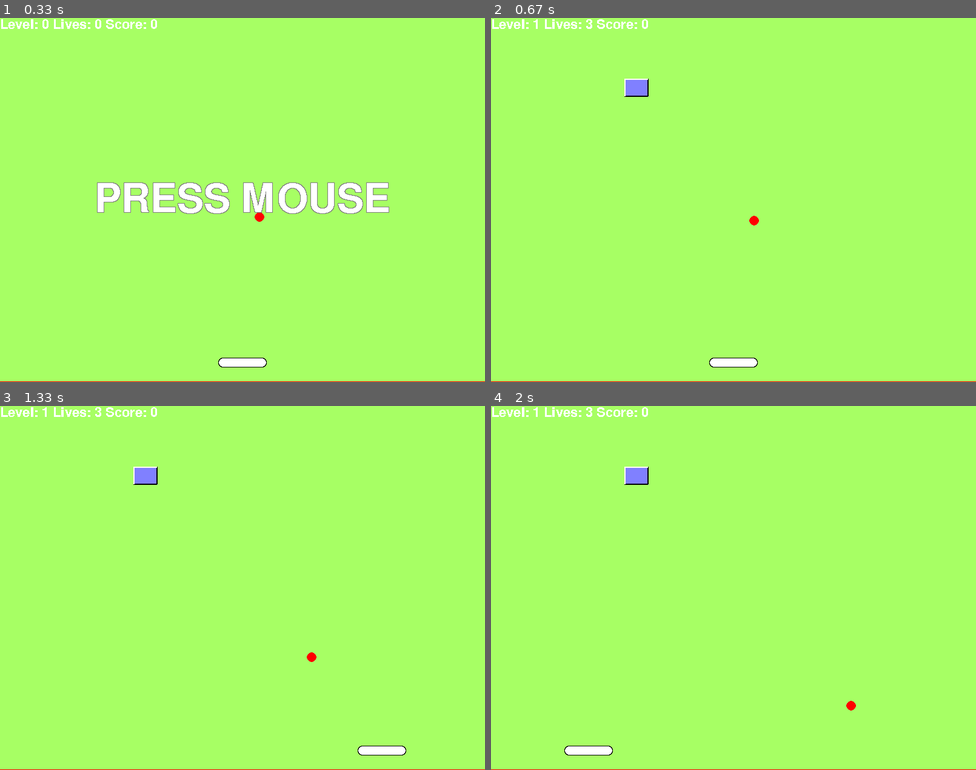
Above: before the commit, frames 1-4 (two rows, left to right).
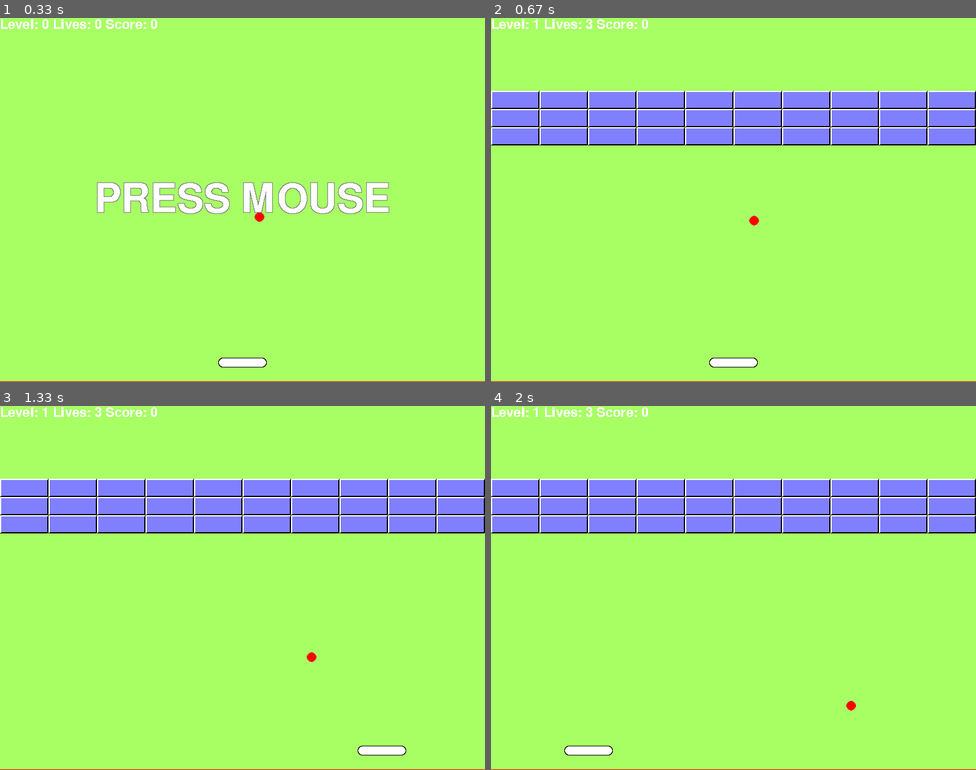
Above: after the commit, the same moments.

Repository: mpab-games/pygame
Game: pygame game, started from breakout/main.py
The game is run twice, just before and just after one commit, with the same random seed, the same clock (stepped at 60 frames per second) and the same inputs.
Inputs (mouse positions are in pixels of both pictures, inside the frame that each line leads up to):
- Up to frame 1 (0.33 s): no input
- Up to frame 2 (0.67 s): click (733, 200) at 0.38 s
- Up to frame 3 (1.33 s): click (291, 613) at 0.72 s; click (383, 617) at 1.05 s
- Up to frame 4 (2 s): click (791, 562) at 1.38 s; click (588, 478) at 1.72 s

Frame 1 is identical in both runs. In frame 2, 15% of the frame differs, in the area x 0-100%, y 16-35%; in frame 3, 15%; in frame 4, 15%.

Commit message:
handle completing level

Diff:
--- a/breakout/game_globals.py
+++ b/breakout/game_globals.py
@@ -4,3 +4,4 @@
 SCREEN_HEIGHT = 600
 BALL_COLOR = (255, 0, 0)
 BAT_COLOR = (255, 255, 255)
+BRICKS_PER_LINE = 10
--- a/breakout/game_shapes.py
+++ b/breakout/game_shapes.py
@@ -1,9 +1,8 @@
 import pygame
-import os
 from game_globals import *
 
 def png_ball(pos):
-    image = pygame.image.load(os.path.join('resources', 'ball.png'))
+    image = pygame.image.load("./assets/ball.png")
     rect = image.get_rect()
     rect.center = pos
     return rect, image
@@ -44,7 +43,7 @@
     dark_color = (0, 0, 0)
     bright_color = (255, 255, 255)
 
-    width = SCREEN_WIDTH / 20
+    width = SCREEN_WIDTH / BRICKS_PER_LINE
     height = SCREEN_HEIGHT / 20
     image = pygame.Surface([width, height])
     image.fill(SCREEN_COLOR)
--- a/breakout/main.py
+++ b/breakout/main.py
@@ -46,19 +46,19 @@
 def sounds_init():
     pygame.mixer.init()
     context = SoundsContext(
-        brick=pygame.mixer.Sound("./resources/Pop-sound-effect.mp3"),
+        brick=pygame.mixer.Sound("./assets/Pop-sound-effect.mp3"),
         wall=pygame.mixer.Sound(
-            "./resources/baseball-bat-hit-sound-effect.mp3"),
+            "./assets/baseball-bat-hit-sound-effect.mp3"),
         lose_a_life=pygame.mixer.Sound(
-            "./resources/Game-show-buzzer-sound-effect.mp3"),
+            "./assets/Game-show-buzzer-sound-effect.mp3"),
         game_over=pygame.mixer.Sound(
-            "./resources/game-fail-sound-effect.mp3"),
+            "./assets/game-fail-sound-effect.mp3"),
         bat=pygame.mixer.Sound(
-            "./resources/bonk-sound-effect.mp3"),
+            "./assets/bonk-sound-effect.mp3"),
         start_playing=pygame.mixer.Sound(
-            "./resources/Ding-sound-effect.mp3"),
+            "./assets/Ding-sound-effect.mp3"),
         level_complete=pygame.mixer.Sound(
-            "./resources/cartoon-xylophone-gliss.mp3")
+            "./assets/cartoon-xylophone-gliss.mp3")
     )
     return context
 
@@ -85,11 +85,12 @@
 
 
 def add_brick_sprites(group):
-    group.add(Sprite(brick_shape((220, 100), (128, 128, 255))))
-    return
+    # for testing
+    # group.add(Sprite(brick_shape((220, 100), (128, 128, 255))))
+    # return
     for row in range(3):
-        for col in range(20):
-            x = (SCREEN_WIDTH / 20) * col
+        for col in range(BRICKS_PER_LINE):
+            x = (SCREEN_WIDTH / BRICKS_PER_LINE) * col
             y = ((SCREEN_HEIGHT / 20) * row) + SCREEN_HEIGHT / 5
             group.add(Sprite(brick_shape((x, y), (128, 128, 255))))
 
@@ -197,7 +198,7 @@
         if pygame.sprite.collide_mask(ctx.ball_sprite, brick):
             ctx.bricks.remove(brick)
             num_bricks = len(ctx.bricks.sprites())
-            print(num_bricks)
+            # print(num_bricks)
             ctx.ball_sprite.velocity[1] *= -1
             ctx.score = ctx.score + 10
             ctx.sounds.brick.play()
@@ -278,6 +279,7 @@
 
     return True
 
+
 def run_level_complete(ctx: GameContext):
 
     for event in pygame.event.get():
@@ -293,7 +295,9 @@
     now_ticks = pygame.time.get_ticks()
     if (now_ticks - last_ticks > 2000):
         ctx.ticks = now_ticks
-
+        ctx.level = ctx.level + 1
+        reset_ball(ctx)
+        add_brick_sprites(ctx.bricks)
         ctx.state = GameState.RUNNING
 
     return True
Renamed: breakout/resources/ball.png -> breakout/assets/ball.png
Not shown, changed: breakout/TODO.md
Not shown, added: breakout/assets/.DS_Store
Not shown, added: breakout/assets/Ding-sound-effect.mp3
Not shown, added: breakout/assets/Game-show-buzzer-sound-effect.mp3
Not shown, added: breakout/assets/Pop-sound-effect.mp3
Not shown, added: breakout/assets/baseball-bat-hit-sound-effect.mp3
Not shown, added: breakout/assets/bonk-sound-effect.mp3
Not shown, added: breakout/assets/cartoon-xylophone-gliss.mp3
Not shown, added: breakout/assets/game-fail-sound-effect.mp3
